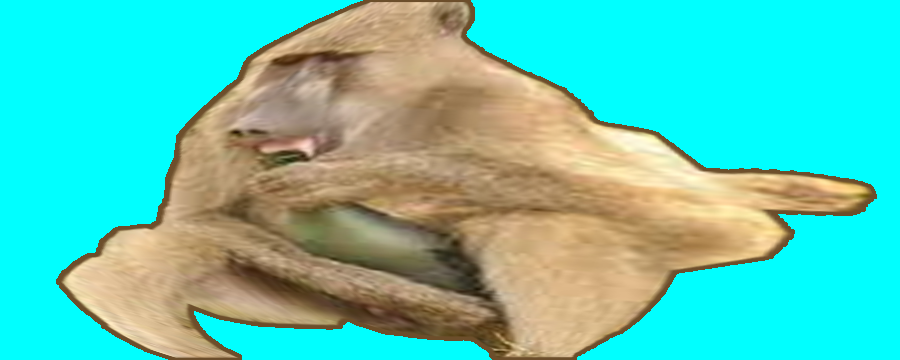
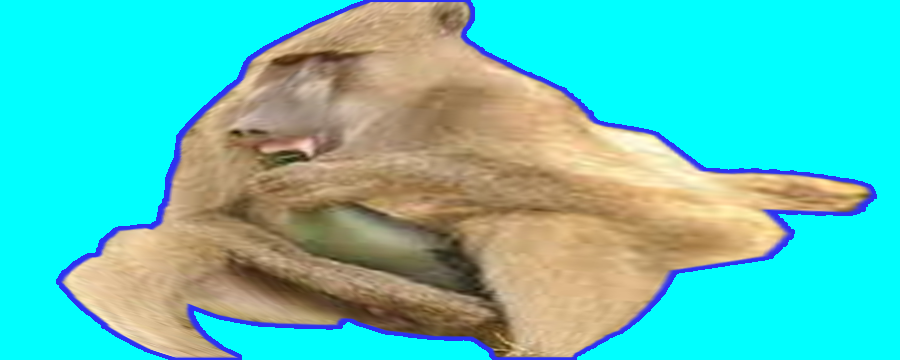
Before/after of a w=900, h=360 layered artwork. What changed in the layer stack:
painted on "圖層 2" over [56, 0, 877, 360]
